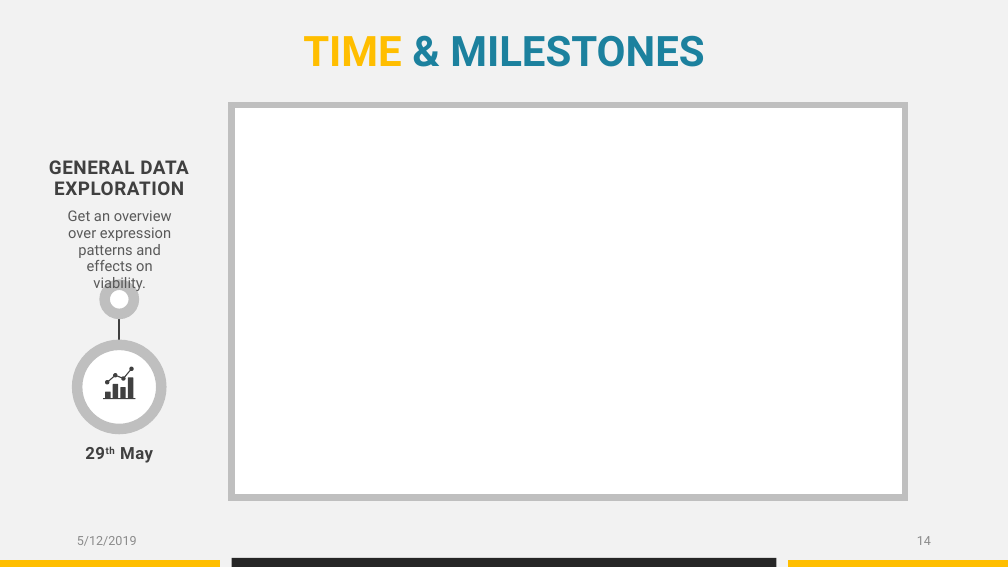
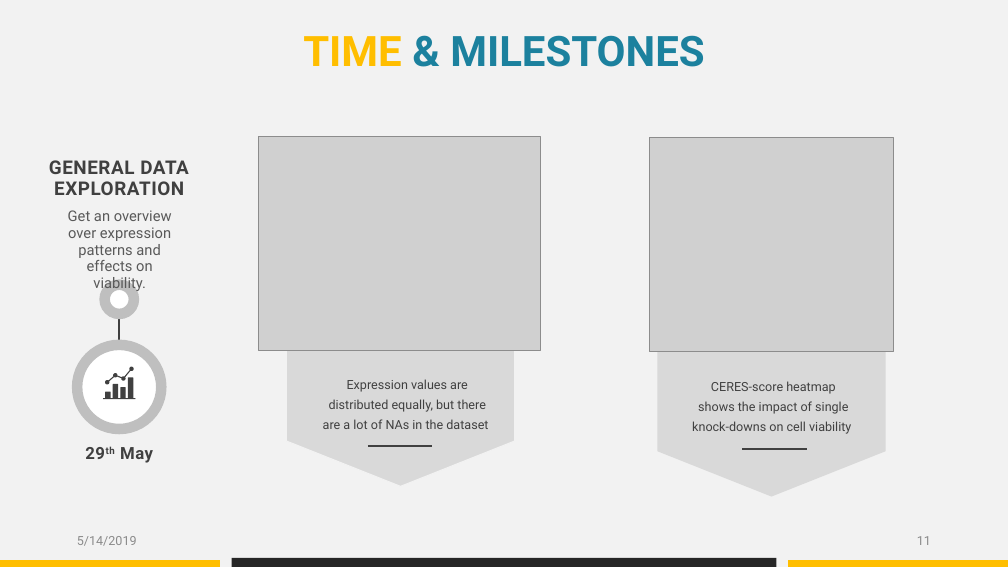
Before and after one commit to datascience-mobi/group-04-project-1-4, a slide deck: slide 11 of Project proposal_presentation_V1.pptx (slide 14 before the commit). Drawn at 1008x567 pixels with LibreOffice and Linux fonts; fonts in the diff are those of the drawing; grey boxes stand for pictures. Boxes give left, top, right and bottom in pixels: in the first picture for what was removed or moved away, otherwise in the second. Text is boxed around its words. In the diff, an @@ line names an element or a change of style, - is before the commit and + after.

Commit message:
Found a typo in my slides

```diff
--- a/Project proposal_presentation_V1.pptx
+++ b/Project proposal_presentation_V1.pptx
@@ rectangle removed at (231, 105, 905, 498) @@
@@ picture added at (259, 136, 541, 351) @@
@@ picture added at (650, 138, 894, 352) @@
@@ pentagon arrow added at (286, 232, 515, 487), fill #D9D9D9, outline #F2F2F2 1 pt @@
@@ pentagon arrow added at (658, 231, 886, 496), fill #D9D9D9 @@
@@ text added at (323, 379, 488, 429), 12 pt, text #404040 @@
+Expression values are distributed equally, but there are a lot of NAs in the dataset
@@ text added at (692, 381, 851, 434), 12 pt, text #404040 @@
+CERES-score heatmap shows the impact of single knock-downs on cell viability
@@ line added from (368, 446) to (432, 446), #404040 1.5 pt @@
@@ line added from (743, 449) to (807, 449), #404040 1.5 pt @@
@@ text at (77, 536, 137, 546): text changed @@
-5/12/2019
+5/14/2019
@@ page number at (917, 536, 931, 545): text changed @@
-14
+11
```
Also in this commit, not shown: 17 other slides changed, 3 slides added, 11 slides removed.
